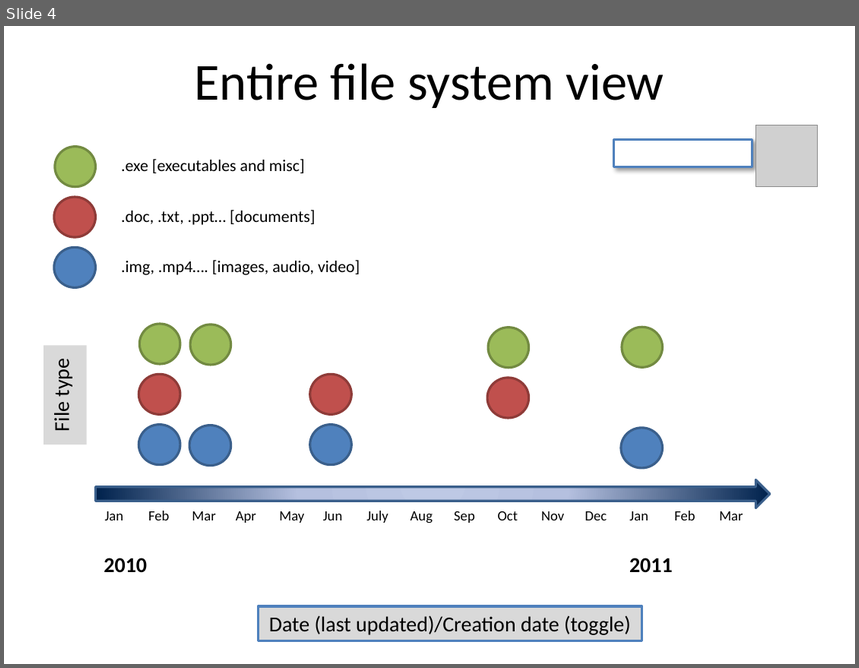
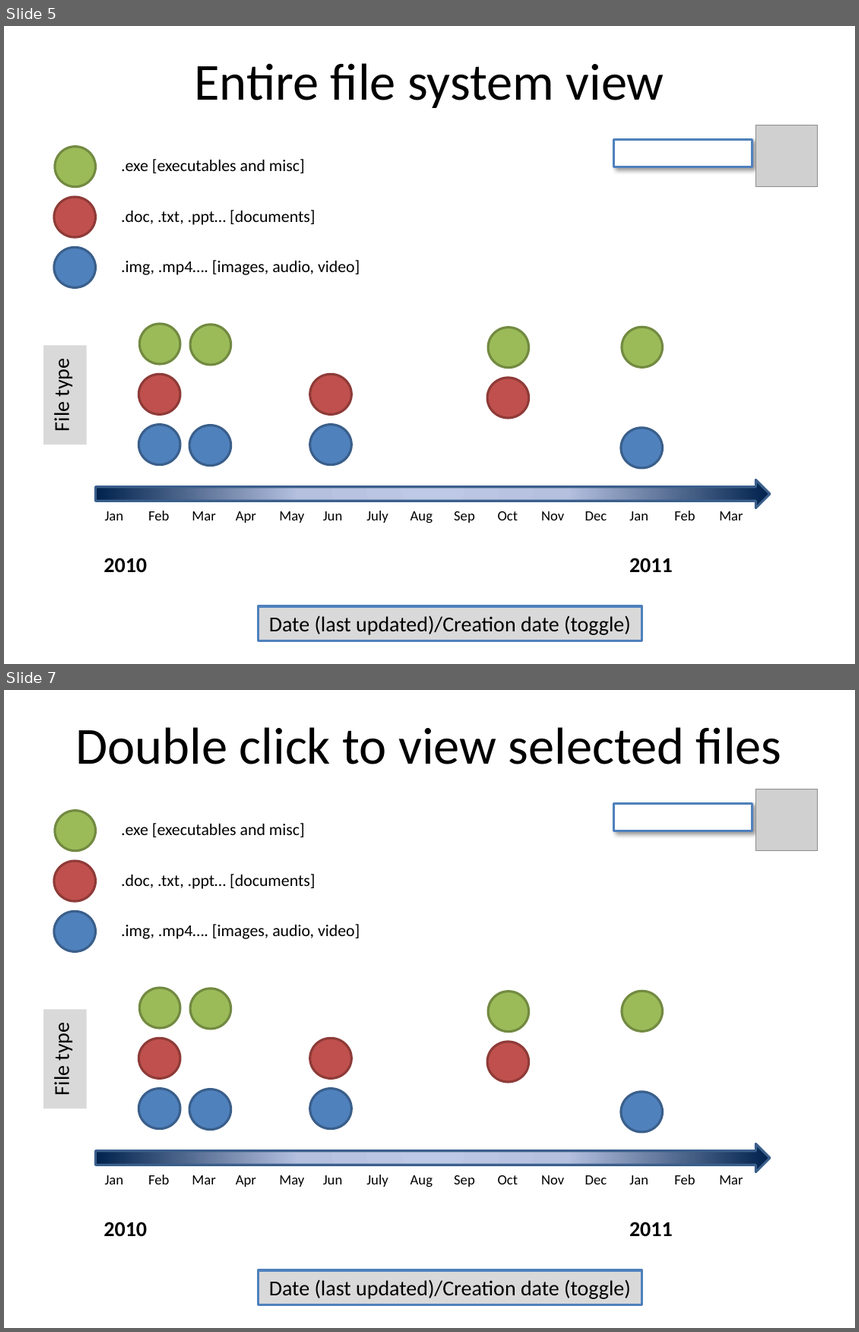
Before and after one commit to RainNapper/15498_term-project, a slide deck: whatitlookslike.pptx. Shown one above the other, each under a label of ours: slide 4 before the commit, slides 5 and 7 after it; the slides between them are not shown. The pictures are 859x668 and 859x1332 pixels, drawn with LibreOffice and Linux fonts; fonts in the diff are those of the drawing; grey boxes stand for pictures. Boxes give left, top, right and bottom in pixels: in the first picture for what was removed or moved away, otherwise in the second. Text is boxed around its words. In the diff, an @@ line names an element or a change of style, - is before the commit and + after.

```diff
--- a/whatitlookslike.pptx
+++ b/whatitlookslike.pptx
@@ slide 7 added at bbox=[4, 690, 855, 1328], background #FFFFFF @@
@@ title added at bbox=[76, 727, 782, 764], 44 pt, text #000000 @@
+Double click to view selected files
@@ rectangle added at bbox=[614, 803, 752, 831], fill #FFFFFF, outline #4F81BD 2 pt @@
@@ picture added at bbox=[756, 789, 818, 851] @@
@@ ellipse added at bbox=[55, 811, 96, 851], fill #9BBB59, outline #738A42 2 pt @@
@@ table added at bbox=[113, 816, 373, 968], 3 rows, 1 columns @@
+.exe [executables and misc]
+.doc, .txt, .ppt… [documents]
+.img, .mp4…. [images, audio, video]
@@ ellipse added at bbox=[54, 861, 96, 901], fill #C0504D, outline #8E3B39 2 pt @@
@@ ellipse added at bbox=[54, 911, 96, 951], fill #4F81BD, outline #3A5F8C 2 pt @@
@@ ellipse added at bbox=[139, 988, 180, 1028], fill #9BBB59, outline #738A42 2 pt @@
@@ ellipse added at bbox=[190, 989, 231, 1029], fill #9BBB59, outline #738A42 2 pt @@
@@ ellipse added at bbox=[488, 991, 529, 1031], fill #9BBB59, outline #738A42 2 pt @@
@@ ellipse added at bbox=[622, 991, 663, 1031], fill #9BBB59, outline #738A42 2 pt @@
@@ rectangle added at bbox=[44, 1009, 87, 1109], fill #D9D9D9, 18 pt, text #000000 @@
+File type
@@ ellipse added at bbox=[139, 1038, 180, 1078], fill #C0504D, outline #8E3B39 2 pt @@
@@ ellipse added at bbox=[310, 1038, 352, 1078], fill #C0504D, outline #8E3B39 2 pt @@
@@ ellipse added at bbox=[487, 1042, 529, 1081], fill #C0504D, outline #8E3B39 2 pt @@
@@ ellipse added at bbox=[139, 1088, 180, 1129], fill #4F81BD, outline #3A5F8C 2 pt @@
@@ ellipse added at bbox=[189, 1089, 231, 1129], fill #4F81BD, outline #3A5F8C 2 pt @@
@@ ellipse added at bbox=[310, 1088, 352, 1129], fill #4F81BD, outline #3A5F8C 2 pt @@
@@ ellipse added at bbox=[621, 1092, 663, 1132], fill #4F81BD, outline #3A5F8C 2 pt @@
@@ right arrow added at bbox=[96, 1144, 770, 1173], fill gradient #BFC9E5 to #B5C0E0 to #00234D, outline #3A5F8C 2 pt @@
@@ table added at bbox=[96, 1167, 754, 1193], 1 rows, 15 columns @@
+Jan | Feb | Mar | Apr | May | Jun | July | Aug | Sep | Oct | Nov | Dec | Jan | Feb | Mar
@@ text added at bbox=[104, 1222, 147, 1237], 18 pt, text #000000, bold @@
+2010
@@ text added at bbox=[629, 1222, 673, 1236], 18 pt, text #000000, bold @@
+2011
@@ rectangle added at bbox=[259, 1271, 642, 1305], fill #D9D9D9, outline #4F81BD 2 pt, 18 pt, text #000000 @@
+Date (last updated)/Creation date (toggle)
@@ what was slide 4 is now slide 5 @@
```
Also in this commit, not shown: 2 slides changed, 3 other slides added.
